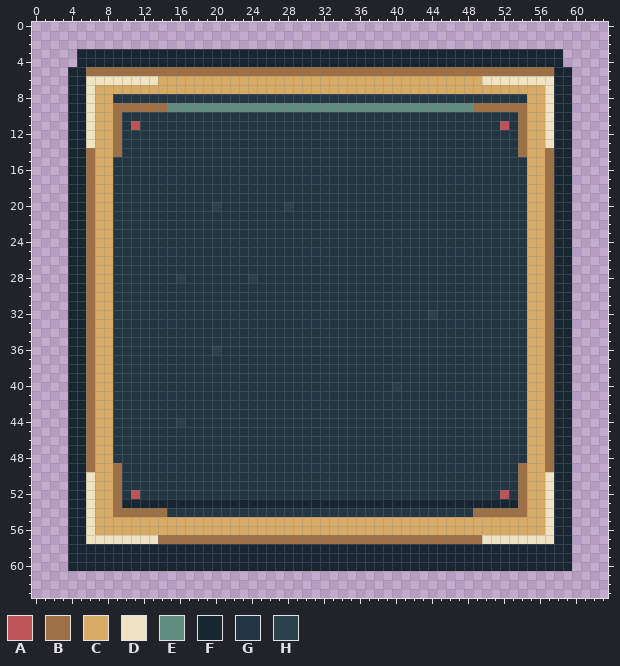
One commit to this pixel-art file: art/redraw/ui/primary-pressed.aseprite. The first picture shows the starting point.
64x64 pixels, 1 frame.
Palette (. is transparent): A #bd5357  B #9d7046  C #d7ab65  D #efe3c3  E #618e80  F #172631  G #223643  H #2c404c
Once edited:
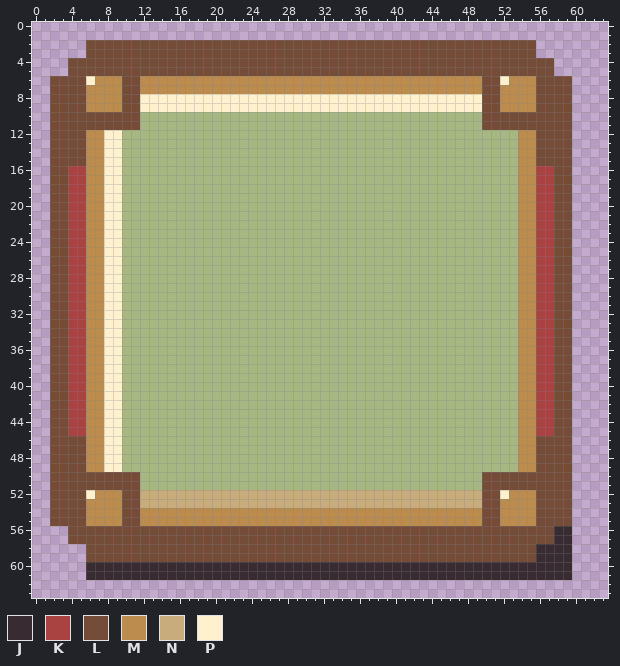
Colours new in this view: J #382c32  K #a84342  L #754c38  M #bb8c4e  N #c8ac7b  P #fff1ce
The commit says: art: realign startup sample with approved moonlit reference
The edit:
colour G: #223643 -> #a7b781
Layers "Square corner joinery", "Warm paper and inset rim", "Approved brown timber silhouette":
y 2: x 6..55 .................................................. -> LLLLLLLLLLLLLLLLLLLLLLLLLLLLLLLLLLLLLLLLLLLLLLLLLL
y 3: x 5..58 FFFFFFFFFFFFFFFFFFFFFFFFFFFFFFFFFFFFFFFFFFFFFFFFFFFFFF -> .LLLLLLLLLLLLLLLLLLLLLLLLLLLLLLLLLLLLLLLLLLLLLLLLLL...
y 4: x 4..58 .FFFFFFFFFFFFFFFFFFFFFFFFFFFFFFFFFFFFFFFFFFFFFFFFFFFFFF -> LLLLLLLLLLLLLLLLLLLLLLLLLLLLLLLLLLLLLLLLLLLLLLLLLLLLLL.
y 5: x 4..59 FFBBBBBBBBBBBBBBBBBBBBBBBBBBBBBBBBBBBBBBBBBBBBBBBBBBBBFF -> LLLLLLLLLLLLLLLLLLLLLLLLLLLLLLLLLLLLLLLLLLLLLLLLLLLLLL..
y 6: x 2..59 ..FFDDDDDDDDCCCCCCCCCCCCCCCCCCCCCCCCCCCCCCCCCCCCDDDDDDDDFF -> LLLLPMMMLLMMMMMMMMMMMMMMMMMMMMMMMMMMMMMMMMMMMMMMLLPMMMLLLL
y 7: x 2..59 ..FFDCCCCCCCCCCCCCCCCCCCCCCCCCCCCCCCCCCCCCCCCCCCCCCCCCCDFF -> LLLLMMMMLLMMMMMMMMMMMMMMMMMMMMMMMMMMMMMMMMMMMMMMLLMMMMLLLL
y 8: x 2..59 ..FFDCCGGGGGGGGGGGGGGGGGGGGGGGGGGGGGGGGGGGGGGGGGGGGGGCCDFF -> LLLLMMMMLLPPPPPPPPPPPPPPPPPPPPPPPPPPPPPPPPPPPPPPLLMMMMLLLL
y 9: x 2..59 ..FFDCCBBBBBBEEEEEEEEEEEEEEEEEEEEEEEEEEEEEEEEEEBBBBBBCCDFF -> LLLLMMMMLLPPPPPPPPPPPPPPPPPPPPPPPPPPPPPPPPPPPPPPLLMMMMLLLL
y 10: x 2..11 ..FFDCCBGG -> LLLLLLLLLL; x 50..59 GGGGBCCDFF -> LLLLLLLLLL
y 11: x 2..11 ..FFDCCBGA -> LLLLLLLLLL; x 50..59 GGAGBCCDFF -> LLLLLLLLLL
y 12..13: x 2..9 ..FFDCCB -> LLLLMMPP; x 54..59 BCCDFF -> MMLLLL
y 14: x 2..9 ..FFBCCB -> LLLLMMPP; x 54..59 BCCBFF -> MMLLLL
y 15: x 2..9 ..FFBCCG -> LLLLMMPP; x 54..59 GCCBFF -> MMLLLL
y 16..19: x 2..9 ..FFBCCG -> LLKKMMPP; x 54..59 GCCBFF -> MMKKLL
y 20: x 2..9 ..FFBCCG -> LLKKMMPP; x 20 H -> G; x 28 H -> G; x 54..59 GCCBFF -> MMKKLL
y 21..27: x 2..9 ..FFBCCG -> LLKKMMPP; x 54..59 GCCBFF -> MMKKLL
y 28: x 2..9 ..FFBCCG -> LLKKMMPP; x 16 H -> G; x 24 H -> G; x 54..59 GCCBFF -> MMKKLL
y 29..31: x 2..9 ..FFBCCG -> LLKKMMPP; x 54..59 GCCBFF -> MMKKLL
y 32: x 2..9 ..FFBCCG -> LLKKMMPP; x 44 H -> G; x 54..59 GCCBFF -> MMKKLL
y 33..35: x 2..9 ..FFBCCG -> LLKKMMPP; x 54..59 GCCBFF -> MMKKLL
y 36: x 2..9 ..FFBCCG -> LLKKMMPP; x 20 H -> G; x 54..59 GCCBFF -> MMKKLL
y 37..39: x 2..9 ..FFBCCG -> LLKKMMPP; x 54..59 GCCBFF -> MMKKLL
y 40: x 2..9 ..FFBCCG -> LLKKMMPP; x 40 H -> G; x 54..59 GCCBFF -> MMKKLL
y 41..43: x 2..9 ..FFBCCG -> LLKKMMPP; x 54..59 GCCBFF -> MMKKLL
y 44: x 2..9 ..FFBCCG -> LLKKMMPP; x 16 H -> G; x 54..59 GCCBFF -> MMKKLL
y 45: x 2..9 ..FFBCCG -> LLKKMMPP; x 54..59 GCCBFF -> MMKKLL
y 46..48: x 2..9 ..FFBCCG -> LLLLMMPP; x 54..59 GCCBFF -> MMLLLL
y 49: x 2..9 ..FFBCCB -> LLLLMMPP; x 54..59 BCCBFF -> MMLLLL
y 50..51: x 2..11 ..FFDCCBGG -> LLLLLLLLLL; x 50..59 GGGGBCCDFF -> LLLLLLLLLL
y 52: x 2..59 ..FFDCCBGAGGGGGGGGGGGGGGGGGGGGGGGGGGGGGGGGGGGGGGGGAGBCCDFF -> LLLLPMMMLLNNNNNNNNNNNNNNNNNNNNNNNNNNNNNNNNNNNNNNLLPMMMLLLL
y 53: x 2..59 ..FFDCCBFFFFFFFFFFFFFFFFFFFFFFFFFFFFFFFFFFFFFFFFFFFFBCCDFF -> LLLLMMMMLLNNNNNNNNNNNNNNNNNNNNNNNNNNNNNNNNNNNNNNLLMMMMLLLL
y 54: x 2..59 ..FFDCCBBBBBBGGGGGGGGGGGGGGGGGGGGGGGGGGGGGGGGGGBBBBBBCCDFF -> LLLLMMMMLLMMMMMMMMMMMMMMMMMMMMMMMMMMMMMMMMMMMMMMLLMMMMLLLL
y 55: x 2..59 ..FFDCCCCCCCCCCCCCCCCCCCCCCCCCCCCCCCCCCCCCCCCCCCCCCCCCCDFF -> LLLLMMMMLLMMMMMMMMMMMMMMMMMMMMMMMMMMMMMMMMMMMMMMLLMMMMLLLL
y 56: x 4..59 FFDCCCCCCCCCCCCCCCCCCCCCCCCCCCCCCCCCCCCCCCCCCCCCCCCCCDFF -> LLLLLLLLLLLLLLLLLLLLLLLLLLLLLLLLLLLLLLLLLLLLLLLLLLLLLLJJ
y 57: x 4..59 FFDDDDDDDDBBBBBBBBBBBBBBBBBBBBBBBBBBBBBBBBBBBBDDDDDDDDFF -> LLLLLLLLLLLLLLLLLLLLLLLLLLLLLLLLLLLLLLLLLLLLLLLLLLLLLLJJ
y 58..59: x 4..59 FFFFFFFFFFFFFFFFFFFFFFFFFFFFFFFFFFFFFFFFFFFFFFFFFFFFFFFF -> ..LLLLLLLLLLLLLLLLLLLLLLLLLLLLLLLLLLLLLLLLLLLLLLLLLLJJJJ
y 60: x 4..59 FFFFFFFFFFFFFFFFFFFFFFFFFFFFFFFFFFFFFFFFFFFFFFFFFFFFFFFF -> ..JJJJJJJJJJJJJJJJJJJJJJJJJJJJJJJJJJJJJJJJJJJJJJJJJJJJJJ
y 61: x 6..59 ...................................................... -> JJJJJJJJJJJJJJJJJJJJJJJJJJJJJJJJJJJJJJJJJJJJJJJJJJJJJJ
